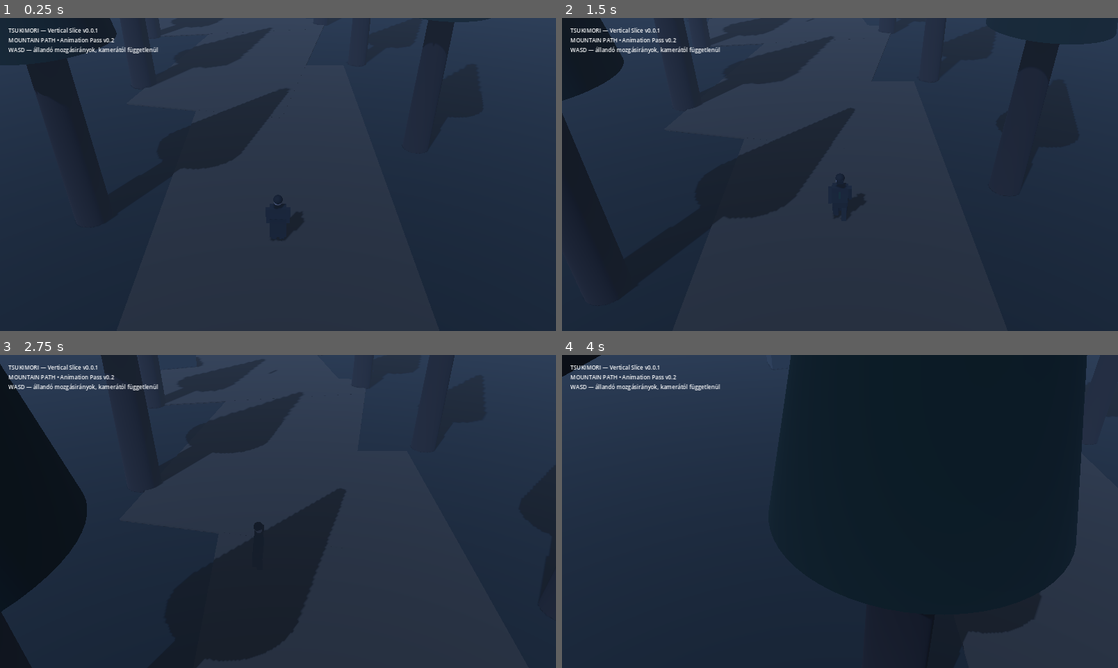
Above: before the commit, frames 1-4 (two rows, left to right).
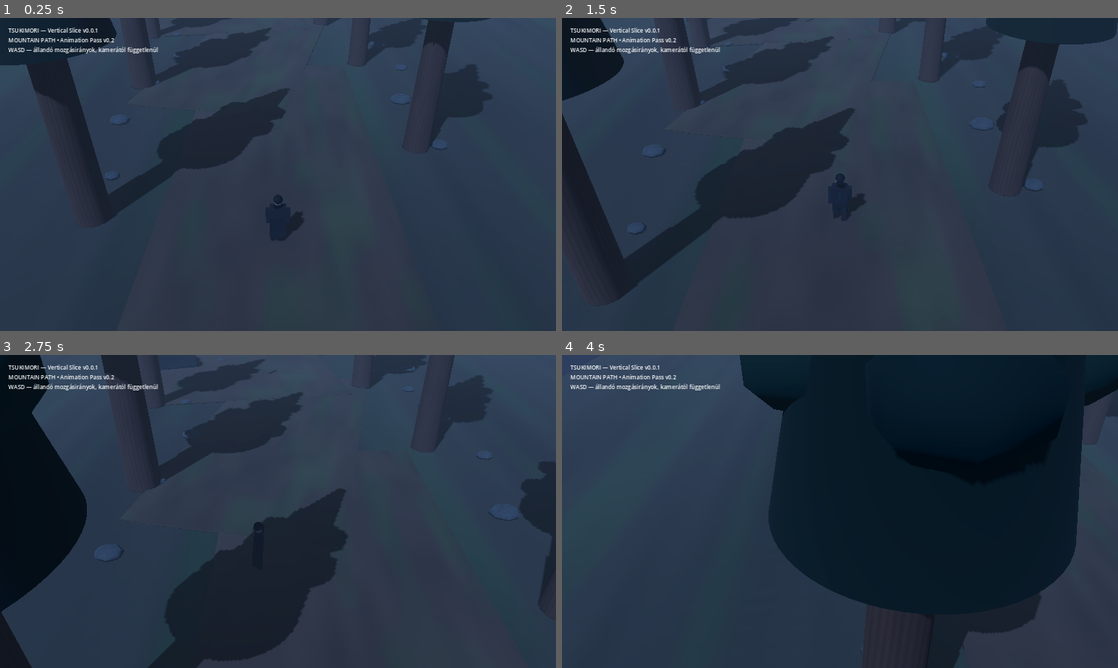
Above: after the commit, the same moments.

Repository: likop93/Tsukimori-Z-rt-Vil-g
Game: Godot game, scene res://scenes/main.tscn
Same seed, same stepped clock (60 frames per second), same inputs: the game is played once before the commit and once after it.
Inputs (mouse positions are in pixels of both pictures, inside the frame that each line leads up to):
- Up to frame 1 (0.25 s): no input
- Up to frame 2 (1.5 s): tap Enter at 0.5, 1.35 s; move the mouse to (812, 237) at 0.52 s; hold W from 0.53 s (still down); tap E at 0.6 s; click (812, 237) at 0.67 s; tap Space at 0.77 s; move the mouse to (1006, 221) at 1.27 s
- Up to frame 3 (2.75 s): tap Space at 1.52 s; move the mouse to (111, 464) at 2.02 s; release W at 2.03 s; hold A from 2.03 s (still down); tap Keypad Enter at 2.1 s
- Up to frame 4 (4 s): move the mouse to (867, 511) at 2.77 s; tap E at 2.85 s; click (867, 511) at 2.92 s; tap Space at 3.02, 3.77 s; move the mouse to (756, 433) at 3.52 s; release A at 3.53 s; hold S from 3.53 s (still down); tap Enter at 3.6 s

The runs differ from the first frame. In frame 1, 0.3% of the frame differs, in the area x 18-81%, y 4-52%; in frame 2, 0.5%; in frame 3, 1.4%; in frame 4, 2.2%, in the area x 0-100%, y 0-96%.

Commit message:
Author three detailed village houses and upgrade desktop lighting

Diff:
--- a/project.godot
+++ b/project.godot
@@ -16,7 +16,7 @@
 window/stretch/mode="canvas_items"
 
 [rendering]
-renderer/rendering_method="gl_compatibility"
+renderer/rendering_method="forward_plus"
 renderer/rendering_method.mobile="gl_compatibility"
 
 [autoload]
--- a/scenes/world/mountain_path.tscn
+++ b/scenes/world/mountain_path.tscn
@@ -128,6 +128,12 @@
 fog_enabled = true
 fog_light_color = Color(0.25, 0.32, 0.43, 1)
 fog_density = 0.014
+ssao_enabled = true
+ssao_intensity = 1.15
+ssao_radius = 1.15
+glow_enabled = true
+glow_intensity = 0.16
+glow_hdr_threshold = 1.25
 
 [node name="MountainPath" type="Node3D"]
 script = ExtResource("1_world")
--- a/scripts/first_street.gd
+++ b/scripts/first_street.gd
@@ -101,7 +101,8 @@
             clinic.set_script(ClinicBlockoutScript)
             house.add_child(clinic)
         else:
-            _dress_house(house, roof, wood, plaster, stone, index)
+            if not _load_village_house(house, index):
+                _dress_house(house, roof, wood, plaster, stone, index)
             if index == 9:
                 _mesh_box(house, "ShionDoor", Vector3(0, -0.55, -3.08), Vector3(1.28, 2.30, 0.08), wood)
                 _mesh_box(house, "DoorInset", Vector3(0, -0.55, -3.13), Vector3(1.09, 2.12, 0.035), roof)
@@ -224,6 +225,25 @@
     if index == 14:
         _mesh_box(house, "EntranceLintel", Vector3(-2.59, 0.72, -0.7), Vector3(0.15, 0.15, 1.55), wood)
         _mesh_box(house, "EntranceStep", Vector3(-2.7, -1.68, -0.7), Vector3(0.66, 0.18, 1.75), stone)
+
+func _load_village_house(house: StaticBody3D, index: int) -> bool:
+    var variant := index % 3
+    var path := "res://assets/buildings/village/kominka_%02d.glb" % variant
+    if not ResourceLoader.exists(path):
+        return false
+    var scene := load(path) as PackedScene
+    if scene == null:
+        push_warning("Village house GLB could not be loaded: %s" % path)
+        return false
+    var visual := scene.instantiate() as Node3D
+    if visual == null:
+        return false
+    visual.name = "AuthoredKominka"
+    # The authored front faces local +X. Both street sides face Akira's route.
+    visual.rotation.y = PI if house.position.x > 0.0 else 0.0
+    (house.get_node("Mesh") as MeshInstance3D).visible = false
+    house.add_child(visual)
+    return true
 
 func _build_wet_street() -> void:
     # Staggered stones pick up the lanterns without changing any walk collision.
@@ -279,7 +299,8 @@
     ]
     for index in outlying_homes.size():
         var home := _static_box(homes, "ForestHouse%02d" % (index + 1), outlying_homes[index], Vector3(4.8, 3.6, 6), wall, -4.0 if index % 2 == 0 else 5.0)
-        _dress_house(home, roof, wood, plaster, stone, index + 15)
+        if not _load_village_house(home, index + 15):
+            _dress_house(home, roof, wood, plaster, stone, index + 15)
 
     var trees := _node("ForestTrees", self)
     var tree_positions := [
@@ -530,6 +551,7 @@
     light.light_color = Color(1.0, 0.58, 0.30)
     light.light_energy = 1.4
     light.omni_range = 5.0
+    light.shadow_enabled = index % 2 == 0
     root.add_child(light)
 
 func _villager(parent: Node, name_value: String, position_value: Vector3, variant: int, idle_style: int, phase: float, miyako: bool, yaw_degrees: float = 0.0) -> void:
--- a/scripts/mountain_path.gd
+++ b/scripts/mountain_path.gd
@@ -12,6 +12,71 @@
 
 func _ready() -> void:
     status_label.text = "MOUNTAIN PATH • Animation Pass v0.2"
+    _polish_mountain()
+
+func _polish_mountain() -> void:
+    var forest_floor := _mountain_surface("damp_earth", Color(0.68, 0.74, 0.66), Vector3(8, 1, 13))
+    var path := _mountain_surface("damp_earth", Color(0.86, 0.78, 0.67), Vector3(2, 1, 4))
+    var bark := _mountain_surface("weathered_cedar", Color(0.58, 0.54, 0.50))
+    var stone := _mountain_surface("wet_stone", Color(0.61, 0.64, 0.63))
+    ($TerrainGround/Mesh as MeshInstance3D).material_override = forest_floor
+    for segment in $PathBlockout.get_children():
+        (segment as MeshInstance3D).material_override = path
+
+    var needle_a := _mountain_color(Color(0.075, 0.17, 0.125))
+    var needle_b := _mountain_color(Color(0.052, 0.13, 0.102))
+    for index in $Trees.get_child_count():
+        var cedar := $Trees.get_child(index) as Node3D
+        (cedar.get_node("Trunk") as MeshInstance3D).material_override = bark
+        var crown := cedar.get_node("Crown") as MeshInstance3D
+        for level in range(2):
+            for lobe in range(4):
+                var tuft_mesh := SphereMesh.new()
+                tuft_mesh.radius = 0.73 - float(level) * 0.11
+                tuft_mesh.height = tuft_mesh.radius * 2.0
+                tuft_mesh.radial_segments = 7
+                tuft_mesh.rings = 4
+                var tuft := MeshInstance3D.new()
+                tuft.name = "BranchTuft_%d_%d" % [level, lobe]
+                tuft.mesh = tuft_mesh
+                tuft.scale.y = 0.71
+                var angle := TAU * float(lobe) / 4.0 + float(index) * 0.44 + float(level) * 0.31
+                var radius := 1.11 - float(level) * 0.30
+                tuft.position = Vector3(cos(angle) * radius, -1.51 + float(level) * 1.74, sin(angle) * radius)
+                tuft.material_override = needle_a if (index + level + lobe) % 2 == 0 else needle_b
+                crown.add_child(tuft)
+
+    var ground_detail := Node3D.new()
+    ground_detail.name = "MountainGroundDetail"
+    add_child(ground_detail)
+    for index in range(24):
+        var side := -1.0 if index % 2 == 0 else 1.0
+        var z := 22.0 - float(index) * 2.02
+        var x := side * (5.5 + float(index % 3) * 0.49)
+        var rock_mesh := SphereMesh.new()
+        rock_mesh.radius = 0.27 + float(index % 4) * 0.08
+        rock_mesh.height = rock_mesh.radius * 2.0
+        rock_mesh.radial_segments = 7
+        rock_mesh.rings = 3
+        var pebble := MeshInstance3D.new()
+        pebble.name = "MossyStone%02d" % (index + 1)
+        pebble.mesh = rock_mesh
+        pebble.scale = Vector3(1.0, 0.43, 0.81)
+        pebble.position = Vector3(x, 0.08, z)
+        pebble.material_override = stone
+        ground_detail.add_child(pebble)
+
+func _mountain_surface(map_name: String, tint: Color, tiling: Vector3 = Vector3.ONE) -> StandardMaterial3D:
+    var result := _mountain_color(tint)
+    result.albedo_texture = load("res://assets/environment/materials/%s.png" % map_name) as Texture2D
+    result.uv1_scale = tiling
+    return result
+
+func _mountain_color(tint: Color) -> StandardMaterial3D:
+    var result := StandardMaterial3D.new()
+    result.albedo_color = tint
+    result.roughness = 0.91
+    return result
 
 func _is_player(body: Node3D) -> bool:
     return body != null and body.is_in_group("player")
--- a/tests/first_street_regression.gd
+++ b/tests/first_street_regression.gd
@@ -46,6 +46,11 @@
 
     expect(street.get_node("Houses").get_child_count() == 15, "Expected thirteen village houses and two houses past the stream")
     expect(street.get_node("ForestHomes").get_child_count() == 3, "Expected three scattered forest houses")
+    for variant in range(3):
+        expect(ResourceLoader.exists("res://assets/buildings/village/kominka_%02d.glb" % variant), "Authored village house model is missing")
+    expect(street.has_node("Houses/House01/AuthoredKominka") and street.has_node("Houses/House03/AuthoredKominka"), "Detailed houses did not import")
+    expect(street.has_node("ForestHomes/ForestHouse01/AuthoredKominka"), "Forest house did not import its authored model")
+    expect(not (street.get_node("Houses/House01/Mesh") as MeshInstance3D).visible, "Old house blockout covers the detailed model")
     expect(street.get_node("ForestTrees").get_child_count() >= 15, "Forest is missing its cedar blockouts")
     expect(street.get_node("ForestUndergrowth").get_child_count() == 44, "Forest floor details are missing")
     expect(street.has_node("ForestTrees/Cedar01/CrownTier03"), "Layered cedar silhouette is missing")
@@ -86,6 +91,7 @@
     expect(street.has_node("WindDetails/Plants"), "Animated plant proxies are missing")
     expect(street.has_node("AmbientMotion"), "First street ambient controller is missing")
     expect(street.get_node("Ground") is StaticBody3D, "Street ground has no static collision")
+    expect(world.has_node("MountainGroundDetail/MossyStone01"), "Mountain path ground details are missing")
     expect(street.get_node("FarBankGround") is StaticBody3D, "Far bank ground has no static collision")
     var miyako_home := street.get_node("Houses/MiyakoAkiraHome") as Node3D
     var shion_home := street.get_node("Houses/ShionHome") as Node3D
Binary file added: assets/buildings/village/kominka_00.glb
Binary file added: assets/buildings/village/kominka_01.glb
Binary file added: assets/buildings/village/kominka_02.glb
Not shown, changed: README.md
Not shown, changed: docs/ASSET_STATUS.md
Not shown, added: docs/GRAPHICS_TARGET_AND_SETUP.md
Not shown, added: tools/blender/create_village_houses.py
Not shown, changed: tools/blender/glb_writer.py
Not shown, added: tools/blender/validate_village_glbs.py
